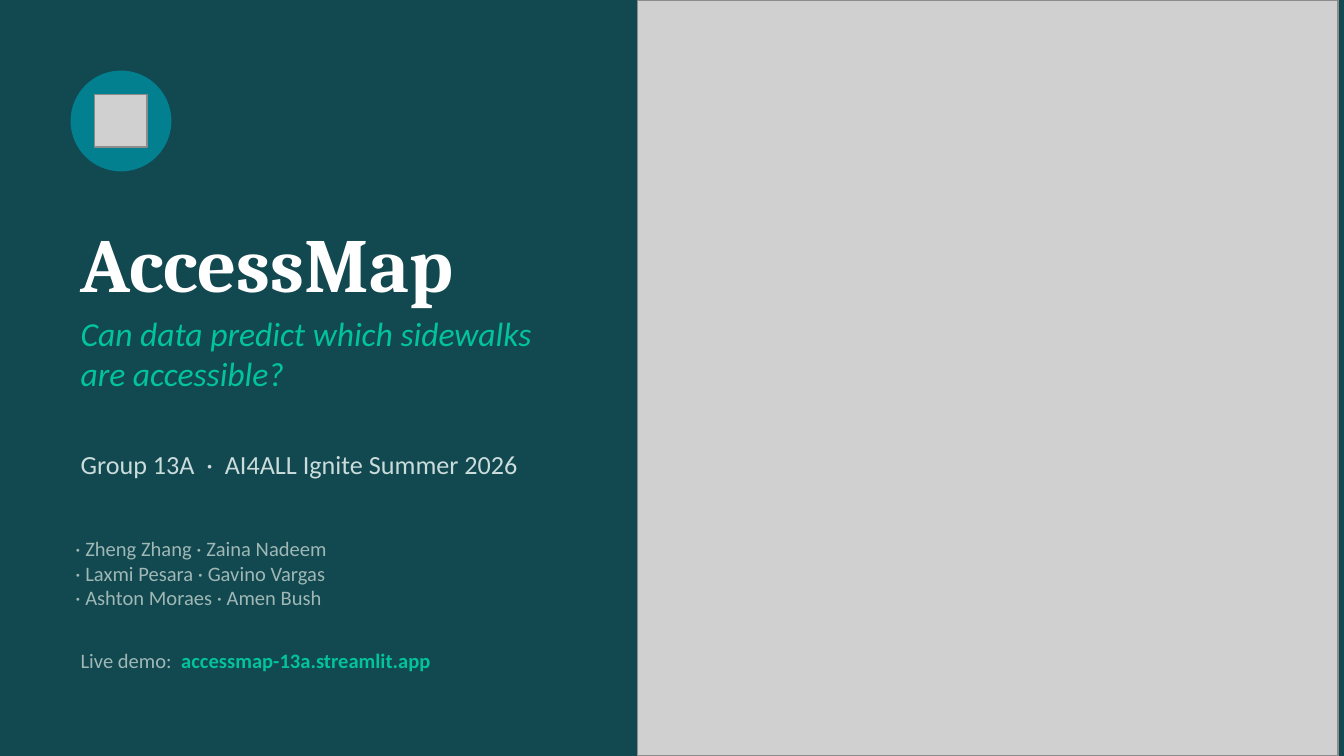
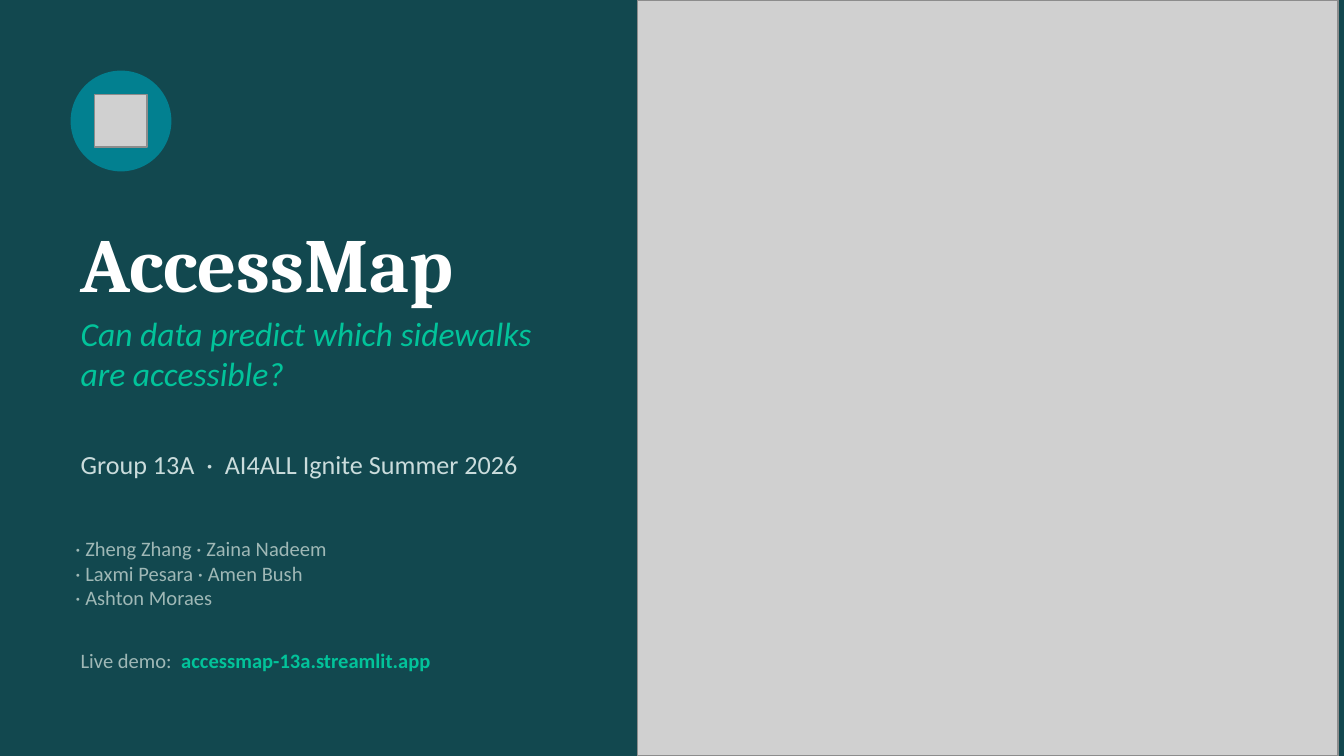
Before and after one commit to zhang-systems/ai4all-accessmap, a slide deck: slide 1 of reports/AccessMap_Final_Presentation.pptx. Drawn at 1344x756 pixels with LibreOffice and Linux fonts; fonts in the diff are those of the drawing; grey boxes stand for pictures. Boxes give left, top, right and bottom in pixels: in the first picture for what was removed or moved away, otherwise in the second. Text is boxed around its words. In the diff, an @@ line names an element or a change of style, - is before the commit and + after.

```diff
--- a/reports/AccessMap_Final_Presentation.pptx
+++ b/reports/AccessMap_Final_Presentation.pptx
@@ text at (85, 567, 303, 605): text changed @@
-· Laxmi Pesara · Gavino Vargas
-· Ashton Moraes · Amen Bush
+· Laxmi Pesara · Amen Bush
+· Ashton Moraes
```
Also in this commit, not shown: 12 other slides changed, 1 other file.
